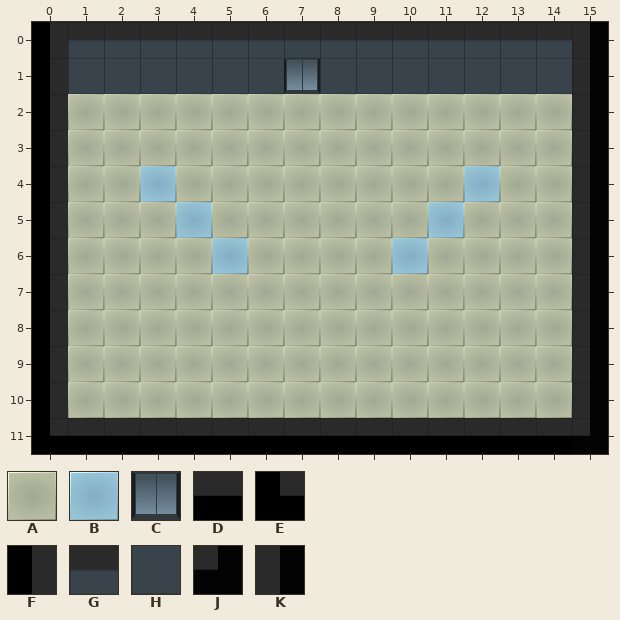
Tiled map -- lucy/dev/game/assets/levels/Level01.tmx. Above is the file before it was changed.
Cells are 50x50 px. Shown: x 0..15, y 0..11.
Key: from "floor": A 0 "tileFLOOR", B 1 "tileOBSTACLE"; from "walls": C 0 "tileWALL_DOOR", D 1 "tileWALL_BACK", E 2 "tileWALL_CORNER", F 3 "tileWALL_SIDE", G 4 "tileWALL_TOP", H 5 "tileWALL_FACE", J 6 "tileWALL_CORNER2", K 7 "tileWALL_SIDE2".
_ is an empty cell, # one hidden under a higher layer.
Layer "Tile Layer 1" before, first column x 0:
 0 FGGGGGGGGGGGGGGK
 1 FHHHHHHCHHHHHHHK
 2 FAAAAAAAAAAAAAAK
 3 FAAAAAAAAAAAAAAK
 4 FAA#AAAAAAAA#AAK
 5 FAAA#AAAAAA#AAAK
 6 FAAAA#AAAA#AAAAK
 7 FAAAAAAAAAAAAAAK
 8 FAAAAAAAAAAAAAAK
 9 FAAAAAAAAAAAAAAK
10 FAAAAAAAAAAAAAAK
11 EDDDDDDDDDDDDDDJ
Layer "OBSTACLES" before, first column x 0:
 0 ________________
 1 ________________
 2 ________________
 3 ________________
 4 ___B________B___
 5 ____B______B____
 6 _____B____B_____
 7 ________________
 8 ________________
 9 ________________
10 ________________
11 ________________
Now the later version:
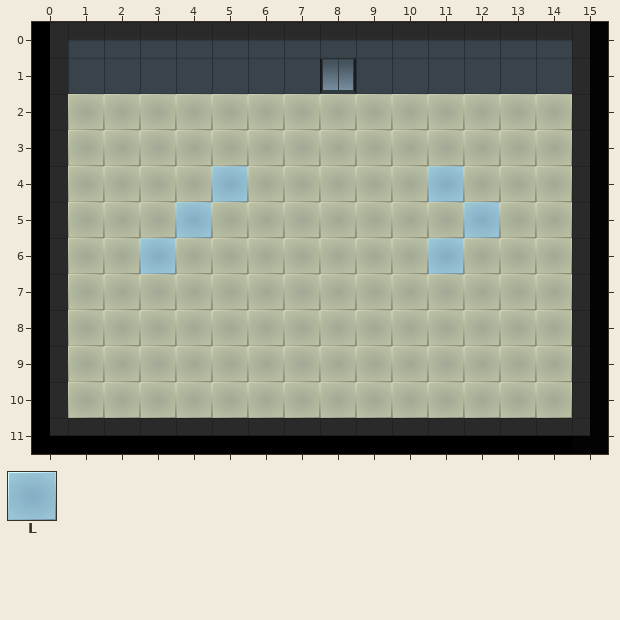
Further tiles: from "floor_walls": L 3.
Tiles of an added or newly shown layer are drawn over the layers below it.
From the commit log: Created level with Tiled
The edit:
Changed rows in their new state; . is an unchanged cell.
Layer "Tile Layer 1" (removed):
first column x 3:
 1 ....__....
 4 .._....._.
 5 ........._
 6 _......._.
Layer "OBSTACLES" (removed):
first column x 3:
 4 _........_
 5 ........_.
 6 .._...._..
Layer "Floor" (added):
first column x 3:
 1 ....HC....
 4 A.L.....LA
 5 ........AL
 6 L.A....AL.
Where, in picture pixels (left, top, right, bottom), the same in both pictures:
changed: (284, 58, 356, 93)
changed: (140, 166, 176, 202)
changed: (212, 166, 248, 202)
changed: (392, 166, 500, 274)
changed: (140, 238, 176, 274)
changed: (212, 238, 248, 274)
